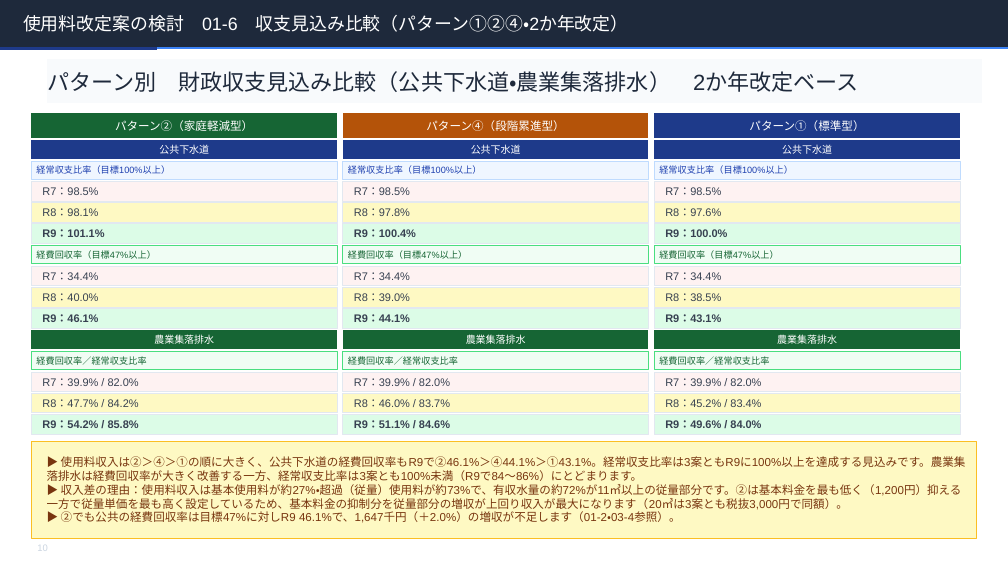
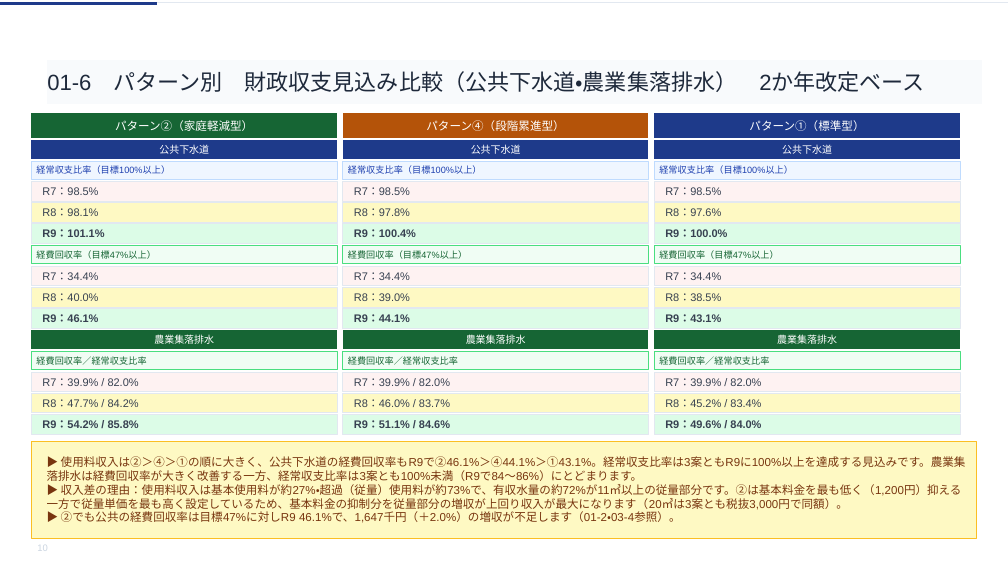
Before and after one commit to ryowakayama-gif/repository, a slide deck: slide 10 of rokko_sewage_council/output/六戸町_第2回審議会資料.pptx. Drawn at 1008x567 pixels with LibreOffice and Linux fonts; fonts in the diff are those of the drawing. Boxes give left, top, right and bottom in pixels: in the first picture for what was removed or moved away, otherwise in the second. Text is boxed around its words. In the diff, an @@ line names an element or a change of style, - is before the commit and + after.

```diff
--- a/rokko_sewage_council/output/六戸町_第2回審議会資料.pptx
+++ b/rokko_sewage_council/output/六戸町_第2回審議会資料.pptx
@@ freeform shape: place and size @@
-freeform shape at (0, 47, 157, 50)
+freeform shape at (0, 2, 157, 5)
@@ freeform shape: place and size @@
-freeform shape at (0, 47, 1008, 48)
+freeform shape at (0, 2, 1008, 3)
@@ freeform shape at (0, 2, 1008, 3): fill #3B82F6 to #E2E8F0 @@
@@ freeform shape removed at (0, 0, 1008, 47) @@
-使用料改定案の検討 01-6 収支見込み比較（パターン①②④・2か年改定）
@@ text in freeform shape at (47, 71, 925, 92): text changed @@
-パターン別 財政収支見込み比較（公共下水道・農業集落排水） 2か年改定ベース
+01-6 パターン別 財政収支見込み比較（公共下水道・農業集落排水） 2か年改定ベース
```
Also in this commit, not shown: 30 other slides changed, 3 other files.
